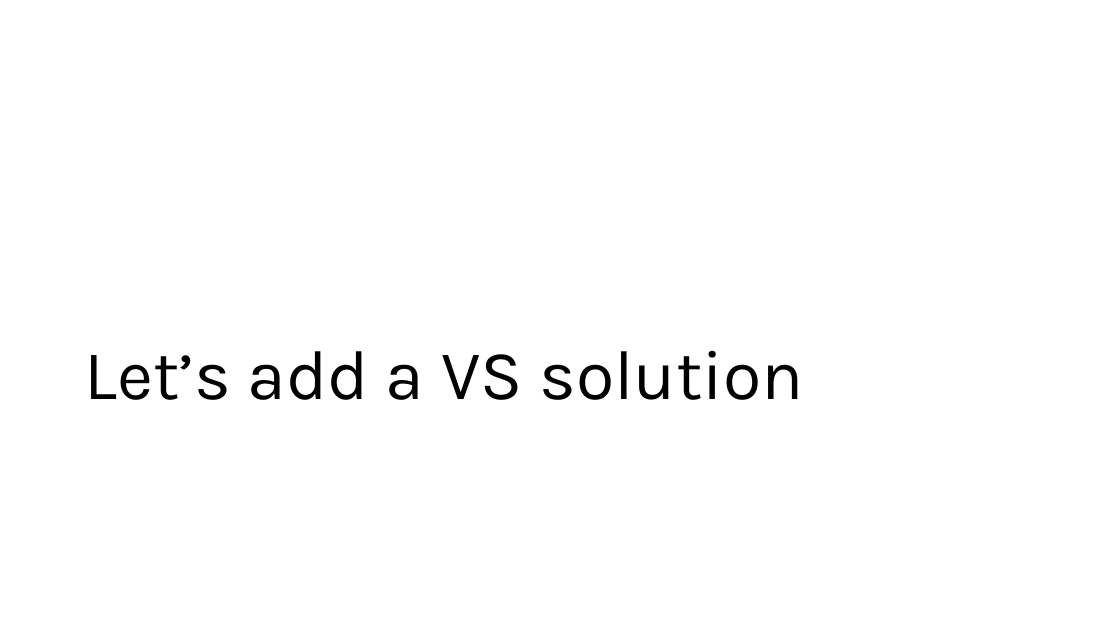
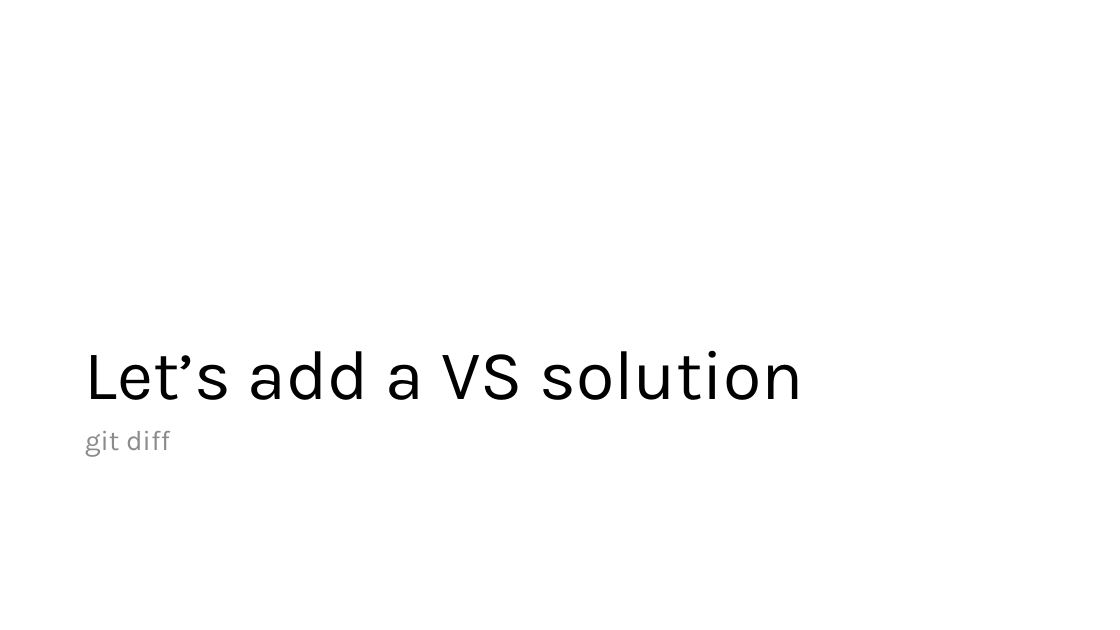
Before and after one commit to BalticMicrosoftDevelopersCommunity/letsbuild-2021, a slide deck: slide 22 of 1.Introduction/GitBasics_BalticMicrosoftDevelopersCommunity_letsbuild2021.pptx (slide 17 before the commit). Drawn at 1120x630 pixels with LibreOffice and Linux fonts; fonts in the diff are those of the drawing. Boxes give left, top, right and bottom in pixels: in the first picture for what was removed or moved away, otherwise in the second. Text is boxed around its words. In the diff, an @@ line names an element or a change of style, - is before the commit and + after.

```diff
--- a/1.Introduction/GitBasics_BalticMicrosoftDevelopersCommunity_letsbuild2021.pptx
+++ b/1.Introduction/GitBasics_BalticMicrosoftDevelopersCommunity_letsbuild2021.pptx
@@ text added at [85, 431, 170, 456], 24 pt, text #8C8C8C @@
+git diff
```
Also in this commit, not shown: 10 other slides changed, 10 slides added, 3 slides removed.
